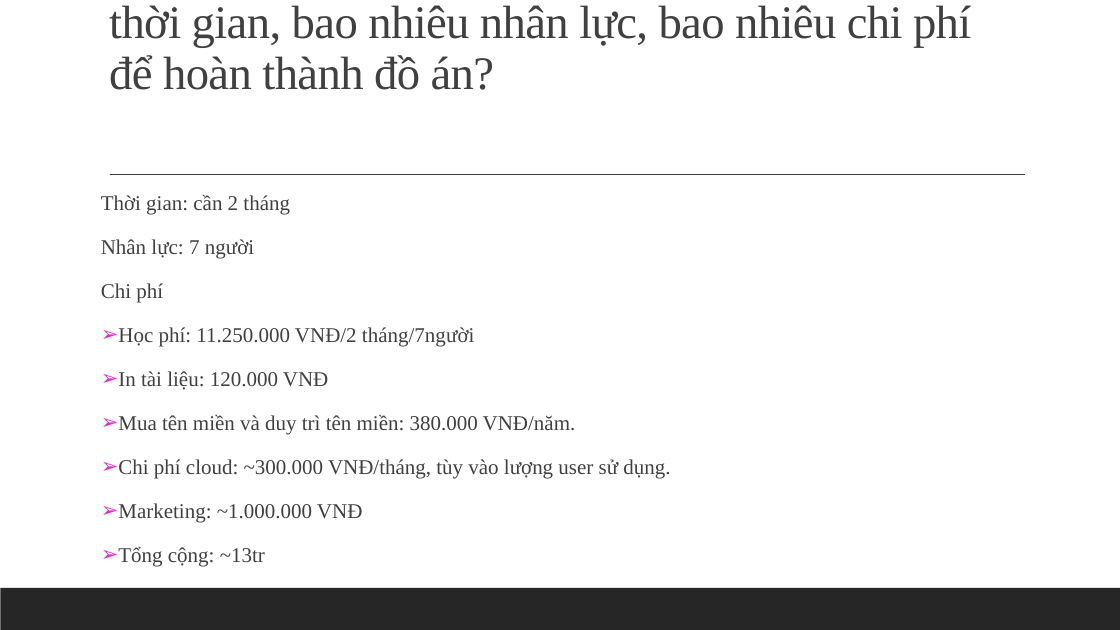
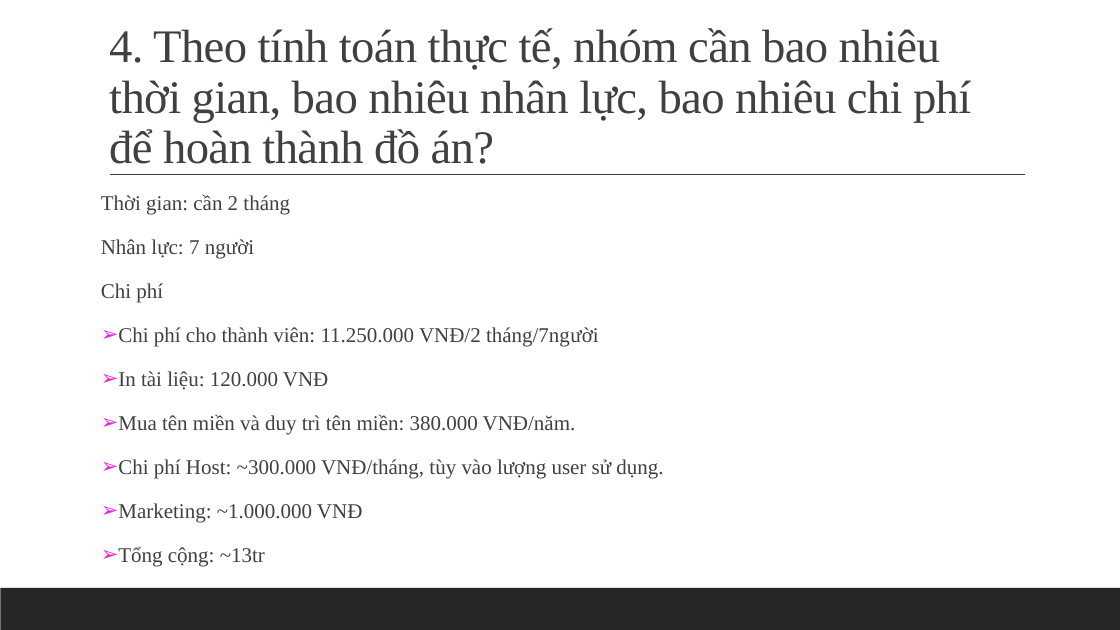
Before and after one commit to huynhquangminh/18HCB_QuanLyQuyTrinhPhanMem, a slide deck: slide 10 of Documents/Tuan3/Nhom_3_Tuan_3.pptx (slide 9 before the commit). Drawn at 1120x630 pixels with LibreOffice and Linux fonts; fonts in the diff are those of the drawing. Boxes give left, top, right and bottom in pixels: in the first picture for what was removed or moved away, otherwise in the second. Text is boxed around its words. In the diff, an @@ line names an element or a change of style, - is before the commit and + after.

```diff
--- a/Documents/Tuan3/Nhom_3_Tuan_3.pptx
+++ b/Documents/Tuan3/Nhom_3_Tuan_3.pptx
@@ title "4. Theo tính toán thực ..." rewrapped from (109, 5, 971, 90) to (109, 28, 971, 164) @@
@@ text at (118, 327, 599, 347): text changed @@
-➢ Học phí: 11.250.000 VNĐ/2 tháng/7người
+➢ Chi phí cho thành viên: 11.250.000 VNĐ/2 tháng/7người
@@ text at (118, 459, 663, 479): text changed @@
-➢ Chi phí cloud: ~300.000 VNĐ/tháng, tùy vào lượng user sử dụng.
+➢ Chi phí Host: ~300.000 VNĐ/tháng, tùy vào lượng user sử dụng.
```
Also in this commit, not shown: 2 other slides changed, 11 slides added, 1 other file.
